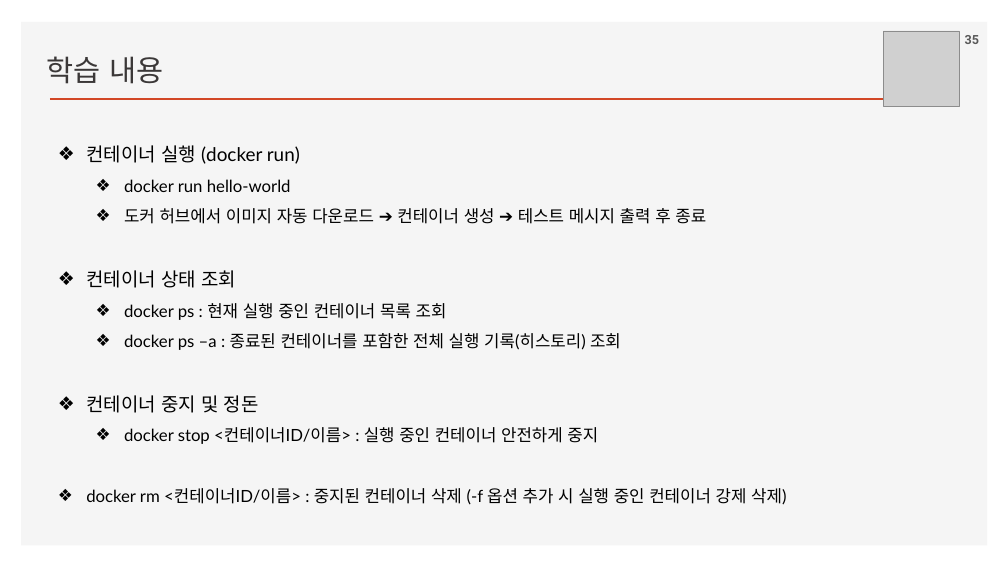
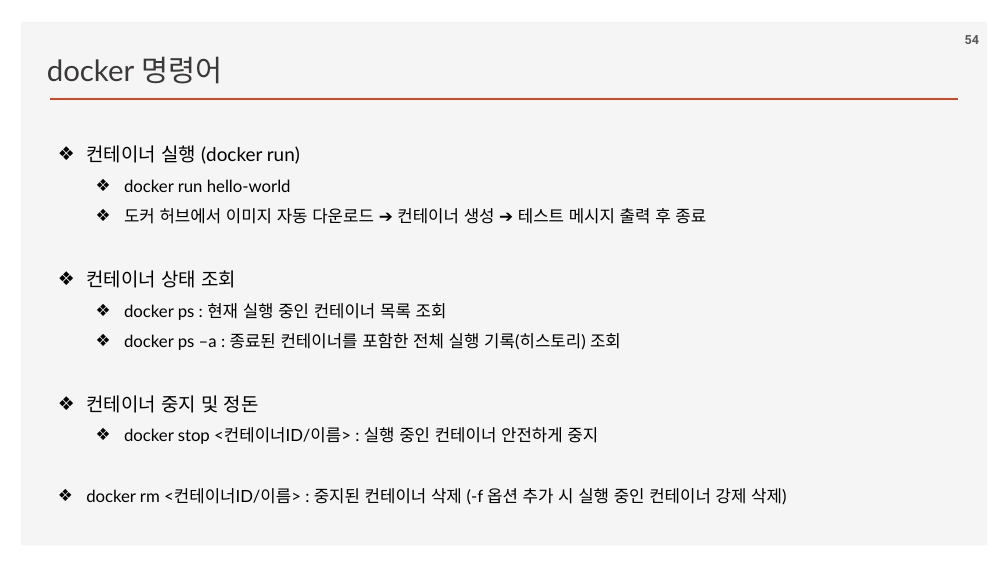
Before and after one commit to ancestor9/2026_Fall_Application-Deployment, a slide deck: slide 54 of App Deployment.pptx (slide 35 before the commit). Drawn at 1008x567 pixels with LibreOffice and Linux fonts; fonts in the diff are those of the drawing; grey boxes stand for pictures; background and template pictures are left out. Boxes give left, top, right and bottom in pixels: in the first picture for what was removed or moved away, otherwise in the second. Text is boxed around its words. In the diff, an @@ line names an element or a change of style, - is before the commit and + after.

```diff
--- a/App Deployment.pptx
+++ b/App Deployment.pptx
@@ text at [47, 56, 222, 84]: text changed @@
-학습 내용
+docker 명령어
@@ picture removed at [884, 31, 960, 107] @@
@@ page number at [965, 35, 979, 44]: text changed @@
-35
+54
```
Also in this commit, not shown: 2 other slides changed, 10 slides added, 2 slides removed.
